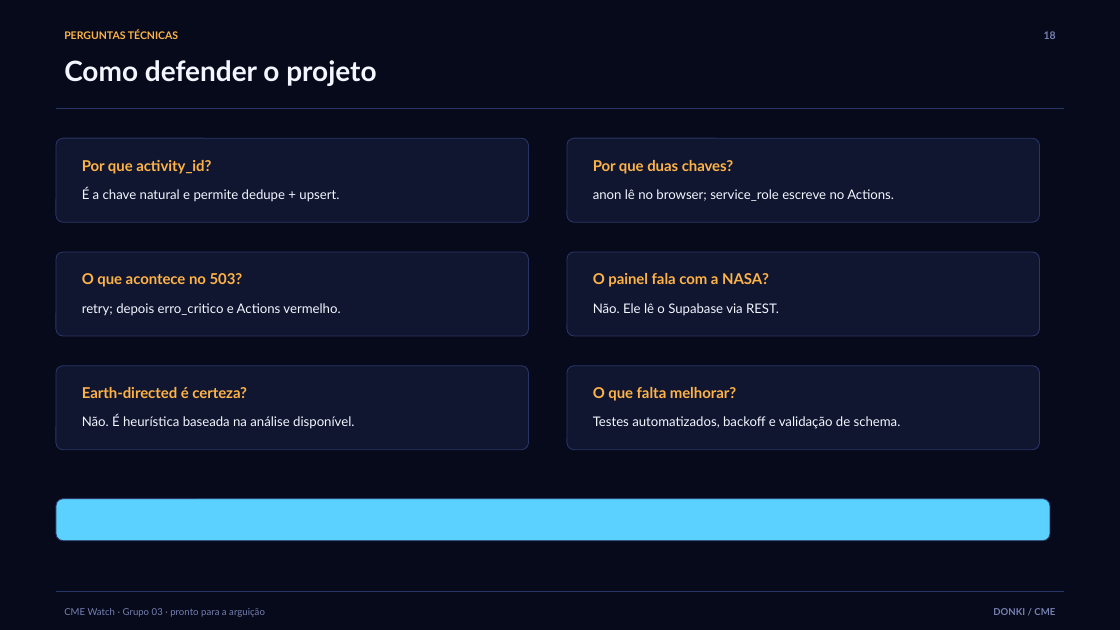
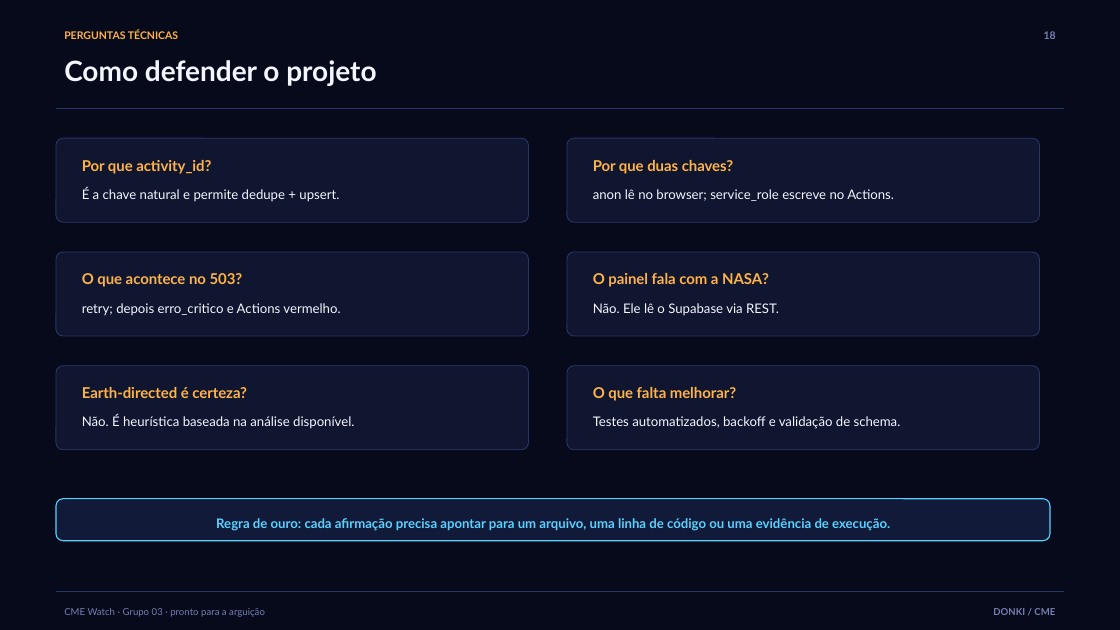
Before and after one commit to SN-2026-GRUPO-03-NASA/DONKI-CME, a slide deck: slide 18 of docs/apresentacao_CME_Watch.pptx. Drawn at 1120x630 pixels with LibreOffice and Linux fonts; fonts in the diff are those of the drawing. Boxes give left, top, right and bottom in pixels: in the first picture for what was removed or moved away, otherwise in the second. Text is boxed around its words. In the diff, an @@ line names an element or a change of style, - is before the commit and + after.

```diff
--- a/docs/apresentacao_CME_Watch.pptx
+++ b/docs/apresentacao_CME_Watch.pptx
@@ rounded rectangle at (56, 499, 1050, 541): fill #5AD1FF to #111A38; outline #2A3567 0.75 pt to #5AD1FF 0.94 pt @@
@@ text added at (216, 518, 890, 531), 11.2 pt, text #5AD1FF, bold @@
+Regra de ouro: cada afirmação precisa apontar para um arquivo, uma linha de código ou uma evidência de execução.
```
Also in this commit, not shown: 17 other slides changed.
